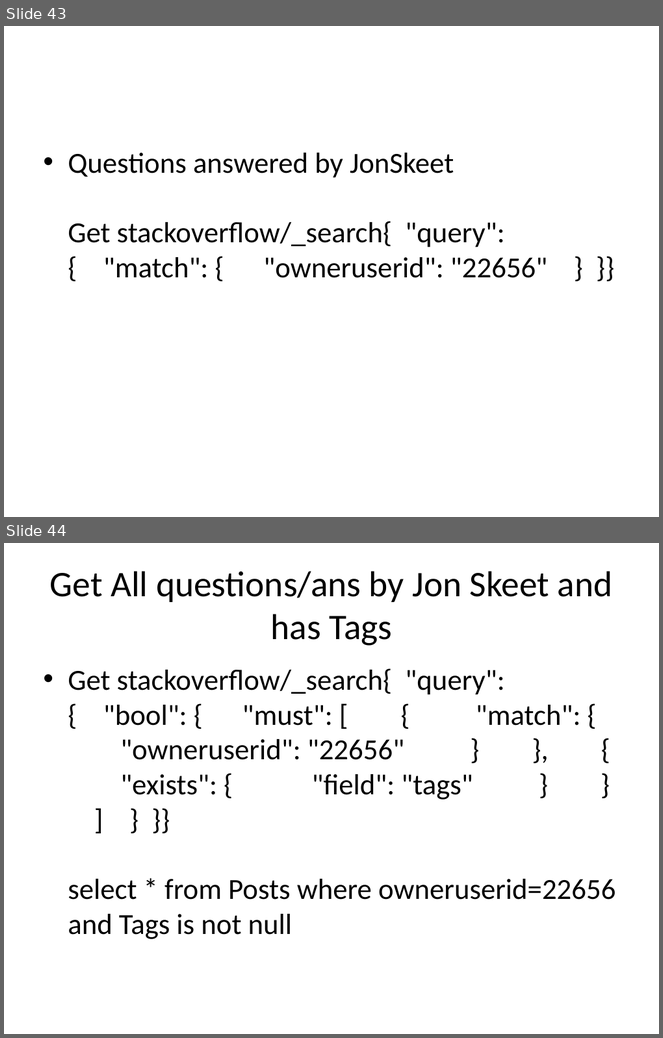
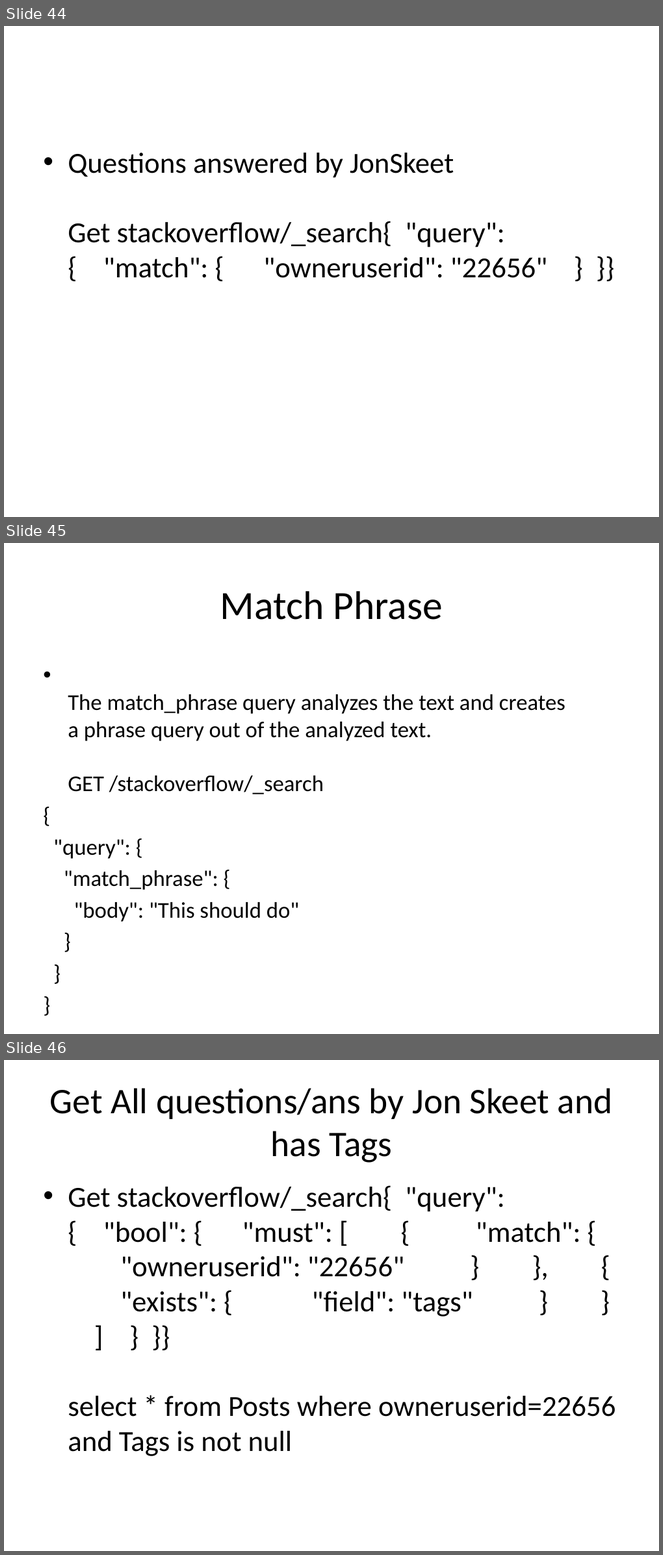
Before and after one commit to pavanarya/MySessions, a slide deck: Elastic Search.pptx. Shown one above the other, each under a label of ours: slides 43 and 44 before the commit, slides 44, 45 and 46 after it. The pictures are 663x1038 and 663x1555 pixels, drawn with LibreOffice and Linux fonts; fonts in the diff are those of the drawing. Boxes give left, top, right and bottom in pixels: in the first picture for what was removed or moved away, otherwise in the second. Text is boxed around its words. In the diff, an @@ line names an element or a change of style, - is before the commit and + after.

```diff
--- a/Elastic Search.pptx
+++ b/Elastic Search.pptx
@@ slide 45 added at (4, 543, 659, 1034), background #FFFFFF @@
@@ title added at (220, 591, 443, 620), 44 pt, text #000000 @@
+Match Phrase
@@ text added at (53, 694, 566, 922), 24.8 pt, text #000000 @@
+• The match_phrase query analyzes the text and creates a phrase query out of the analyzed text.
+  GET /stackoverflow/_search
+{
+"query": {
+"match_phrase": {
+"body": "This should do"
+}
+}
+}
@@ what was slide 43 is now slide 44 @@
@@ what was slide 44 is now slide 46 @@
```
Also in this commit, not shown: 1 slide changed, 4 other slides added, 4 other files.
